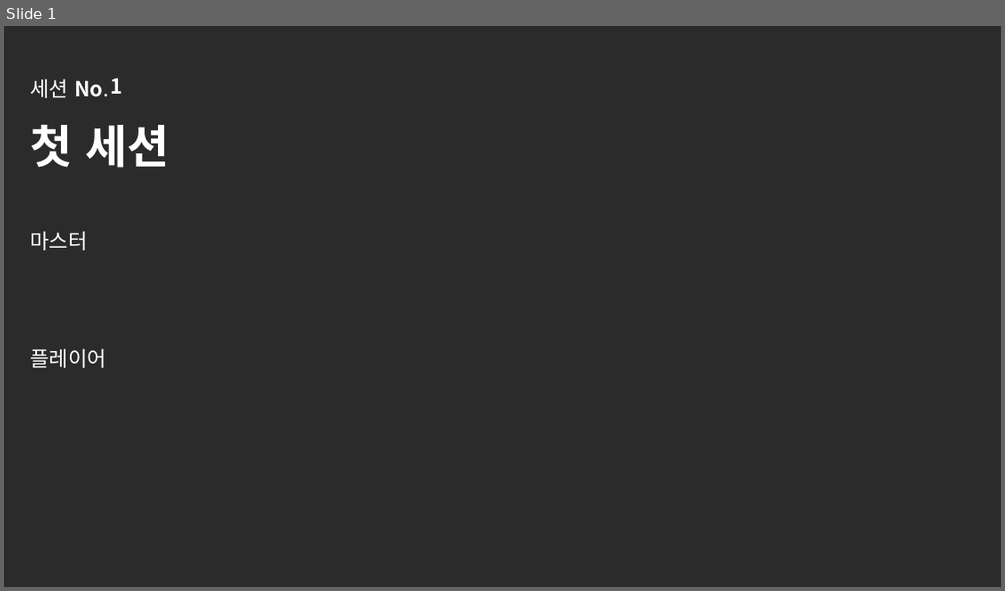
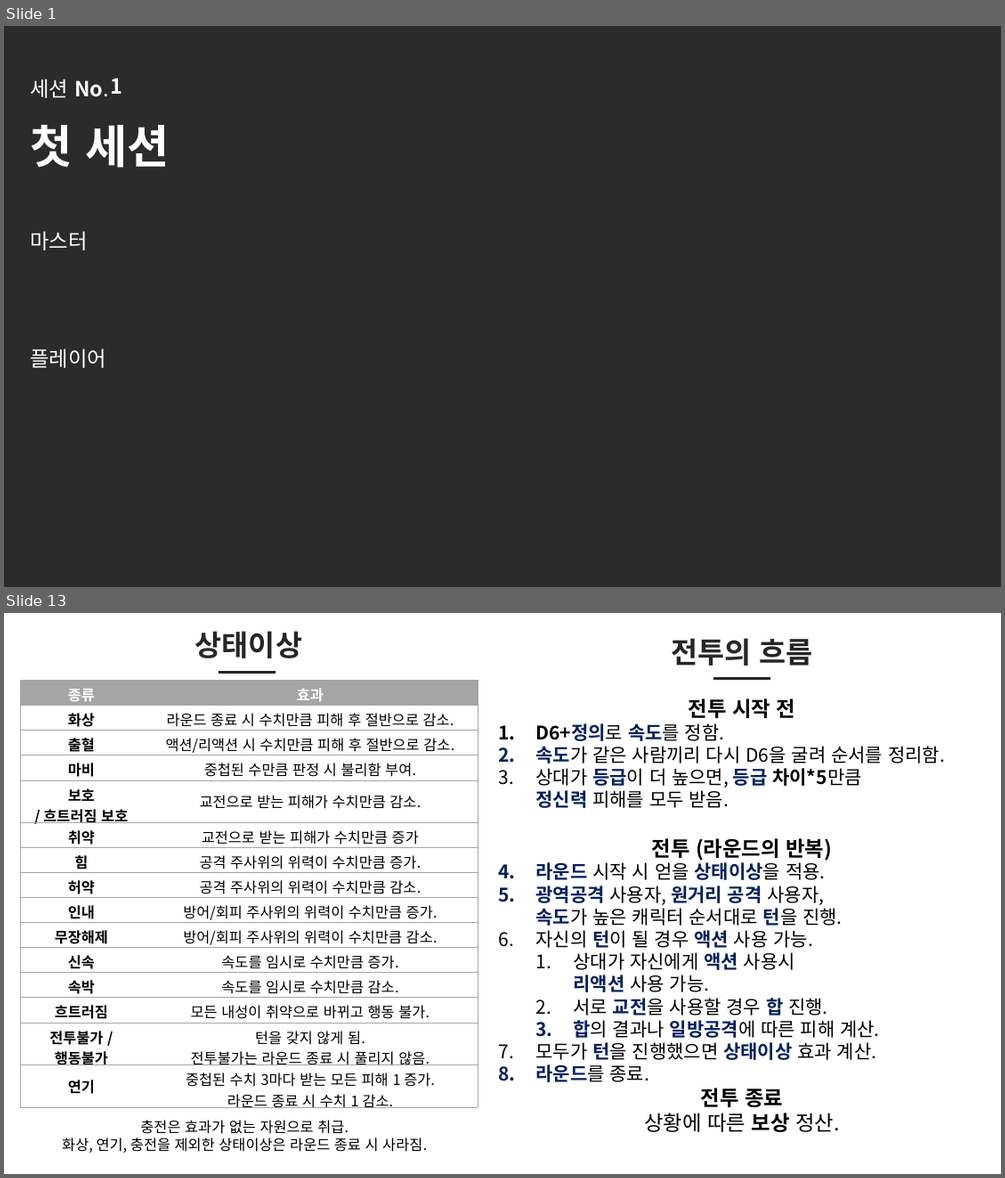
Before and after one commit to helloing0119/lobotomytrpg, a slide deck: 롭티알_진행.pptx. Shown one above the other, each under a label of ours: slide 1 before the commit, slides 1 and 13 after it; the slides between them are not shown. The pictures are 1005x591 and 1005x1178 pixels, drawn with LibreOffice and Linux fonts; fonts in the diff are those of the drawing; background and template pictures are left out; a plain dark background stands for a picture behind light text. Boxes give left, top, right and bottom in pixels: in the first picture for what was removed or moved away, otherwise in the second. Text is boxed around its words. In the diff, an @@ line names an element or a change of style, - is before the commit and + after.

```diff
--- a/롭티알_진행.pptx
+++ b/롭티알_진행.pptx
@@ slide 13 added at <box>4,613,1001,1174</box>, background #FFFFFF @@
@@ text added at <box>195,631,302,658</box>, 28 pt, text #262626, bold @@
+상태이상
@@ text added at <box>671,638,813,666</box>, 28 pt, text #262626, bold @@
+전투의 흐름
@@ table added at <box>20,681,477,1111</box>, 15 rows, 2 columns @@
+종류 | 효과
+화상 | 라운드 종료 시 수치만큼 피해 후 절반으로 감소.
+출혈 | 액션/리액션 시 수치만큼 피해 후 절반으로 감소.
+마비 | 중첩된 수만큼 판정 시 불리함 부여.
+보호 / 흐트러짐 보호 | 교전으로 받는 피해가 수치만큼 감소.
+취약 | 교전으로 받는 피해가 수치만큼 증가
+힘 | 공격 주사위의 위력이 수치만큼 증가.
+허약 | 공격 주사위의 위력이 수치만큼 감소.
+인내 | 방어/회피 주사위의 위력이 수치만큼 증가.
+무장해제 | 방어/회피 주사위의 위력이 수치만큼 감소.
+신속 | 속도를 임시로 수치만큼 증가.
+속박 | 속도를 임시로 수치만큼 감소.
+흐트러짐 | 모든 내성이 취약으로 바뀌고 행동 불가.
+전투불가 / / 행동불가 | 턴을 갖지 않게 됨. 전투불가는 라운드 종료 시 풀리지 않음.
+연기 | 중첩된 수치 3마다 받는 모든 피해 1 증가. / 라운드 종료 시 수치 1 감소.
@@ line added from (218, 672) to (275, 672), #262626 3 pt @@
@@ line added from (713, 678) to (770, 678), #262626 3 pt @@
@@ text added at <box>535,698,945,1132</box>, 18 pt, text #000000 @@
+전투 시작 전
+1. D6+정의로 속도를 정함.
+2. 속도가 같은 사람끼리 다시 D6을 굴려 순서를 정리함.
+3. 상대가 등급이 더 높으면, 등급 차이*5만큼
+   정신력 피해를 모두 받음.
+전투 (라운드의 반복)
+1. 라운드 시작 시 얻을 상태이상을 적용.
+2. 광역공격 사용자, 원거리 공격 사용자,
+   속도가 높은 캐릭터 순서대로 턴을 진행.
+3. 자신의 턴이 될 경우 액션 사용 가능.
+  1. 상대가 자신에게 액션 사용시
+     리액션 사용 가능.
+  2. 서로 교전을 사용할 경우 합 진행.
+  3. 합의 결과나 일방공격에 따른 피해 계산.
+4. 모두가 턴을 진행했으면 상태이상 효과 계산.
+5. 라운드를 종료.
+전투 종료
+상황에 따른 보상 정산.
@@ text added at <box>62,1119,427,1152</box>, 14 pt, text #000000 @@
+충전은 효과가 없는 자원으로 취급.
+화상, 연기, 충전을 제외한 상태이상은 라운드 종료 시 사라짐.
```
Also in this commit, not shown: 1 other slide added, 2 slides removed, 1 other file.
